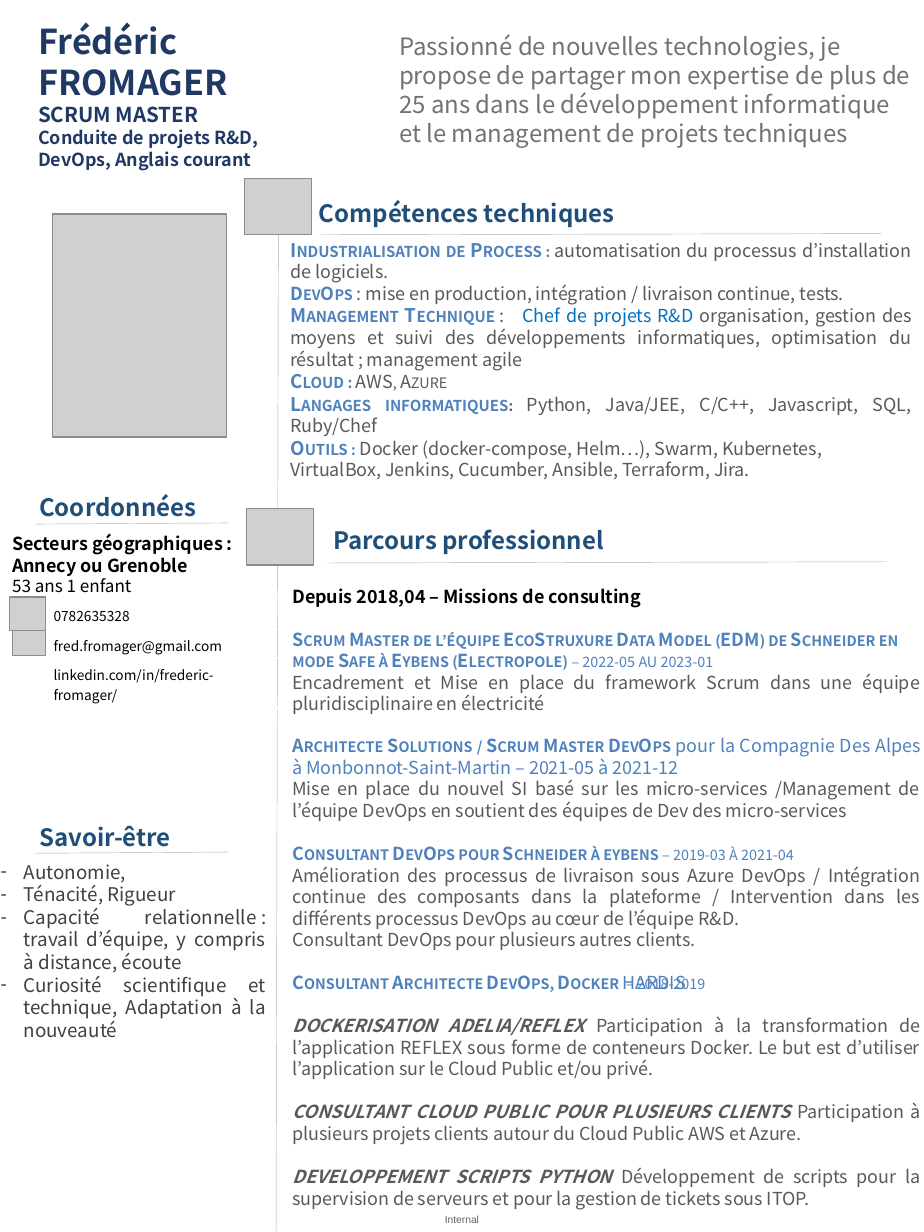
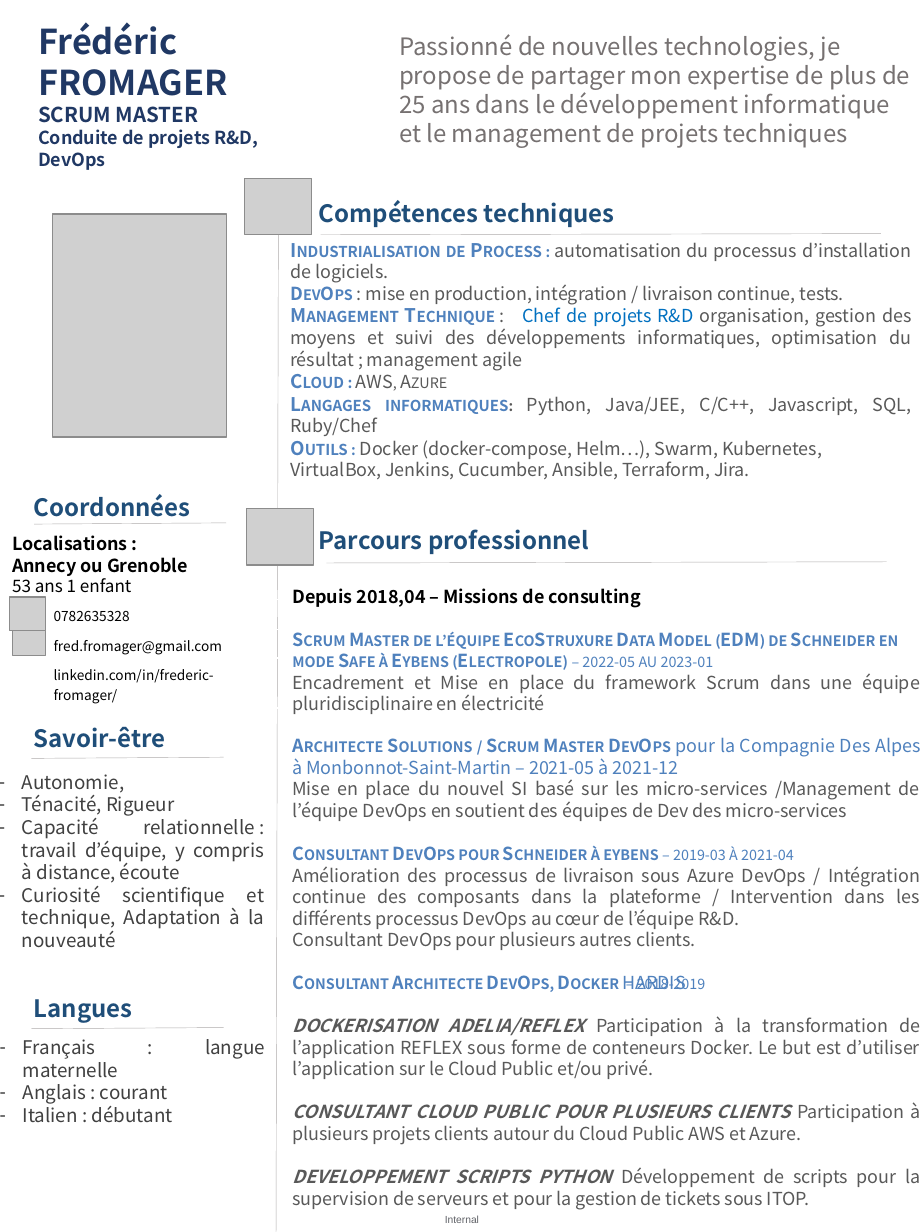
Before and after one commit to Solifred38/cv, a slide deck: slide 1 of CV_FFROMAGER.pptx. Drawn at 924x1232 pixels with LibreOffice and Linux fonts; fonts in the diff are those of the drawing; grey boxes stand for pictures; background and template pictures are left out. Boxes give left, top, right and bottom in pixels: in the first picture for what was removed or moved away, otherwise in the second. Text is boxed around its words. In the diff, an @@ line names an element or a change of style, - is before the commit and + after.

Commit message:
création du bloc langue

```diff
--- a/CV_FFROMAGER.pptx
+++ b/CV_FFROMAGER.pptx
@@ text at [38, 152, 105, 170]: text changed @@
-DevOps, Anglais courant
+DevOps
@@ text "Coordonnées": place and size @@
-text "Coordonnées" at [39, 494, 196, 517]
+text "Coordonnées" at [34, 494, 191, 517]
@@ text at [12, 535, 127, 551]: text changed @@
-Secteurs géographiques :
+Localisations :
@@ text "Parcours professionnel": place and size @@
-text "Parcours professionnel" at [333, 529, 603, 554]
+text "Parcours professionnel" at [319, 529, 589, 554]
@@ text "Savoir-être": place and size @@
-text "Savoir-être" at [39, 825, 171, 847]
+text "Savoir-être" at [34, 726, 166, 748]
@@ text "Autonomie,": place and size @@
-text "Autonomie," at [24, 864, 266, 1037]
+text "Autonomie," at [22, 774, 264, 947]
@@ line moved from (36, 854) - (228, 853) to (32, 759) - (224, 758) @@
@@ text added at [34, 999, 133, 1023], 14 pt, text #1F4E79, bold @@
+Langues
@@ text added at [23, 1039, 173, 1122], 11 pt, text #404040 @@
+– Français : langue maternelle
+– Anglais : courant
+– Italien : débutant
@@ line added from (32, 1029) to (224, 1027), #AFABAB 0.25 pt @@
```
Also in this commit, not shown: 1 other file.
